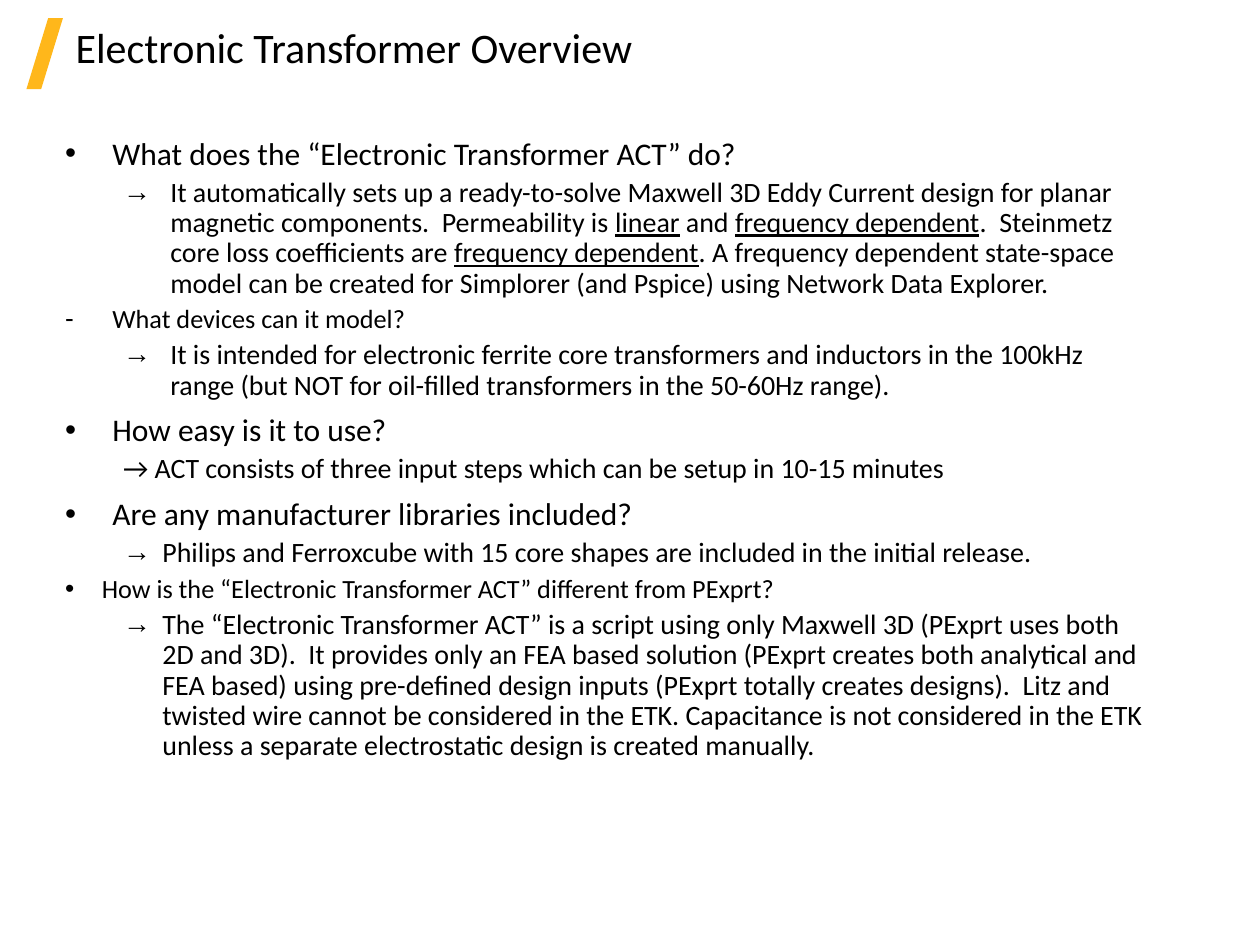
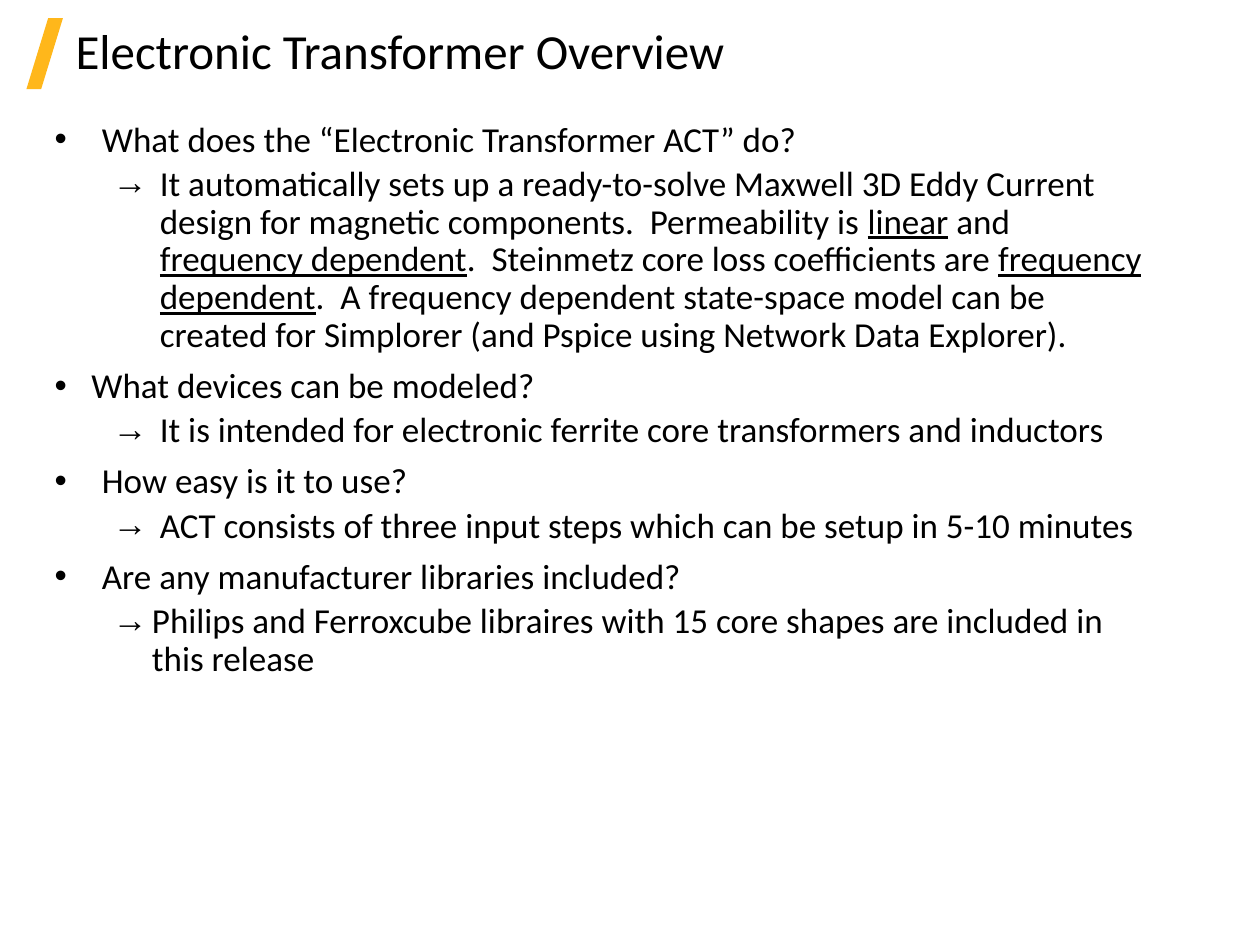
Before and after one commit to beliaev-maksim/ansys-electronic-transformer, a slide deck: slide 3 of help_source(internal)/ETK_2021R1.pptx. Drawn at 1260x945 pixels with LibreOffice and Linux fonts; fonts in the diff are those of the drawing; background and template pictures are left out. Boxes give left, top, right and bottom in pixels: in the first picture for what was removed or moved away, otherwise in the second. Text is boxed around its words. In the diff, an @@ line names an element or a change of style, - is before the commit and + after.

```diff
--- a/help_source(internal)/ETK_2021R1.pptx
+++ b/help_source(internal)/ETK_2021R1.pptx
@@ title "Electronic Transformer Overview" at bbox=[76, 35, 724, 70]: size 24 to 28 pt @@
@@ text "What does the “Electronic Transformer ...": place and size @@
-text "What does the “Electronic Transformer ..." at bbox=[102, 142, 1142, 760]
+text "What does the “Electronic Transformer ..." at bbox=[91, 127, 1141, 672]
@@ text at bbox=[102, 127, 796, 595]: size 18 to 20 pt in "What does the “Electronic Transformer ACT” do?", "How easy is it to use?", "Are any manufacturer libraries included?" @@
@@ text at bbox=[91, 171, 1141, 443]: text changed; size 16 to 20 pt @@
-      → It automatically sets up a ready-to-solve Maxwell 3D Eddy Current design for planar magnetic components. Permeability is linear and frequency dependent. Steinmetz core loss coefficients are frequency dependent. A frequency dependent state-space model can be created for Simplorer (and Pspice) using Network Data Explorer.
-  ‐ What devices can it model?
-      → It is intended for electronic ferrite core transformers and inductors in the 100kHz range (but NOT for oil-filled transformers in the 50-60Hz range).
+      → It automatically sets up a ready-to-solve Maxwell 3D Eddy Current design for magnetic components. Permeability is linear and frequency dependent. Steinmetz core loss coefficients are frequency dependent. A frequency dependent state-space model can be created for Simplorer (and Pspice using Network Data Explorer).
+• What devices can be modeled?
+      → It is intended for electronic ferrite core transformers and inductors
@@ text at bbox=[160, 513, 1133, 544]: text changed; size 16 to 20 pt @@
-      → ACT consists of three input steps which can be setup in 10-15 minutes
+      → ACT consists of three input steps which can be setup in 5-10 minutes
@@ text at bbox=[152, 608, 1102, 672]: text changed; size 16 to 20 pt @@
-      → Philips and Ferroxcube with 15 core shapes are included in the initial release.
-  • How is the “Electronic Transformer ACT” different from PExprt?
-      → The “Electronic Transformer ACT” is a script using only Maxwell 3D (PExprt uses both 2D and 3D). It provides only an FEA based solution (PExprt creates both analytical and FEA based) using pre-defined design inputs (PExprt totally creates designs). Litz and twisted wire cannot be considered in the ETK. Capacitance is not considered in the ETK unless a separate electrostatic design is created manually.
+      → Philips and Ferroxcube libraires with 15 core shapes are included in this release
```
Also in this commit, not shown: 18 other slides changed, 1 slide added, 2 slides removed, 8 other files.
